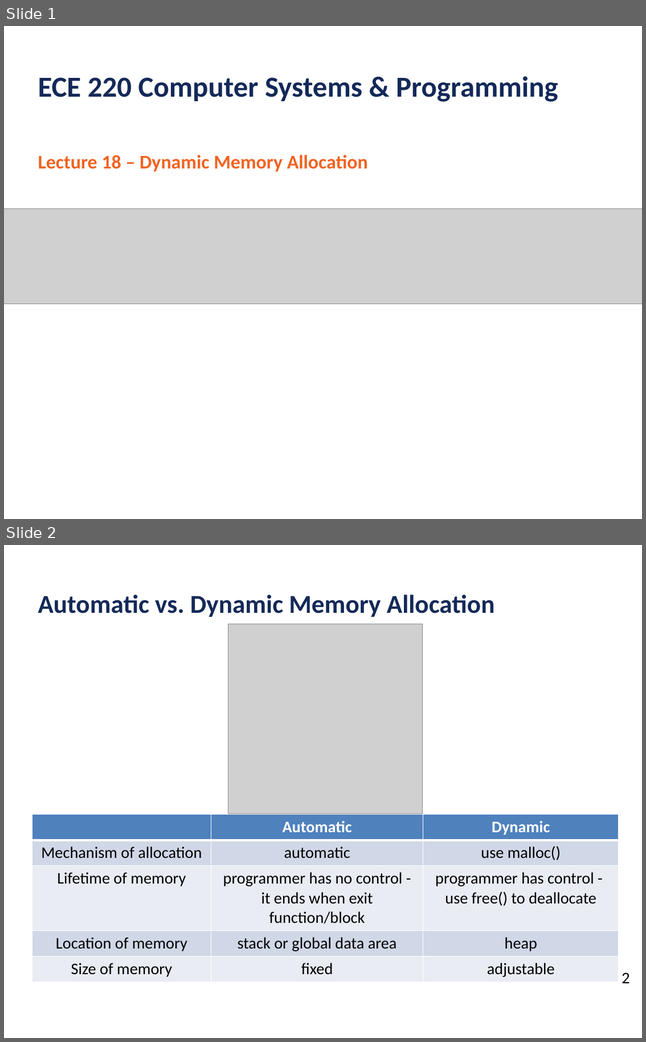
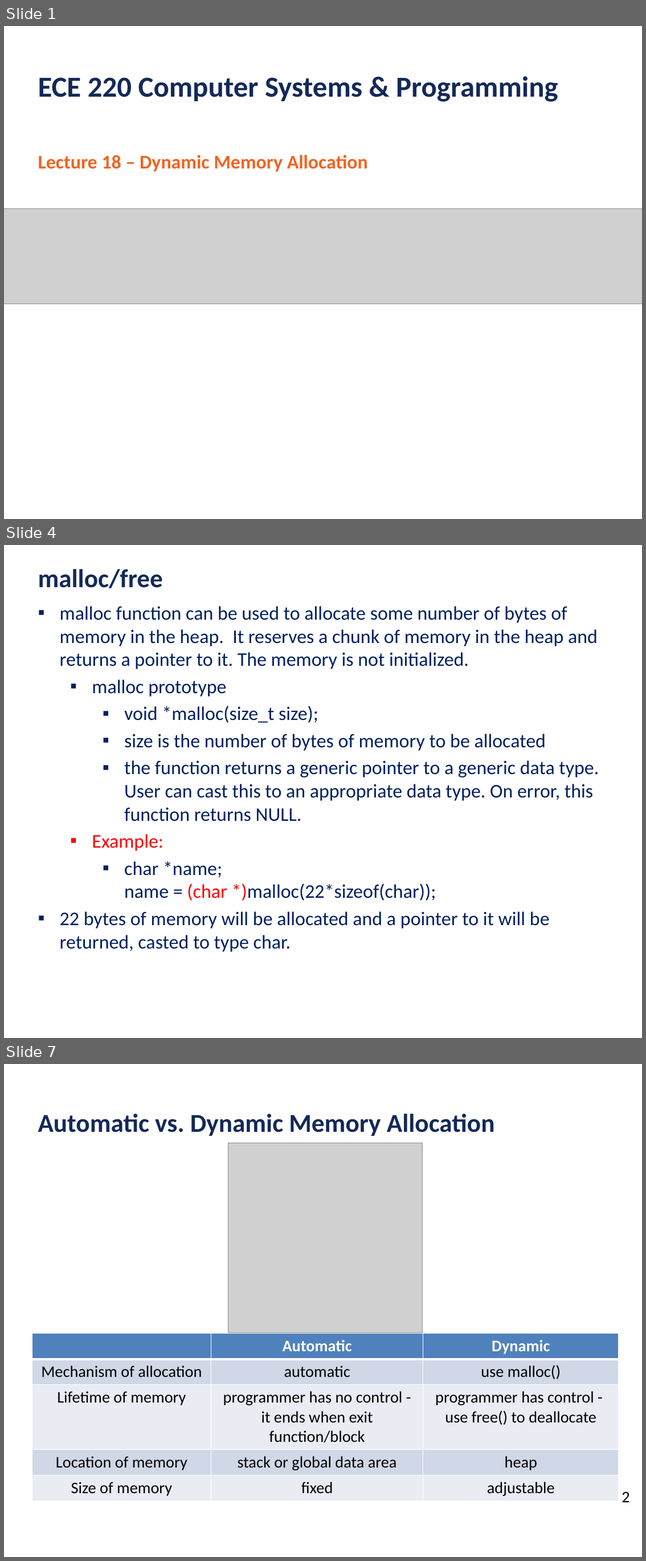
Before and after one commit to ubhowmik/ECE220, a slide deck: Lecture#18/Lecture_18_presentation.pptx. Shown one above the other, each under a label of ours: slides 1 and 2 before the commit, slides 1, 4 and 7 after it; the slides between them are not shown. The pictures are 646x1042 and 646x1561 pixels, drawn with LibreOffice and Linux fonts; fonts in the diff are those of the drawing; grey boxes stand for pictures; background and template pictures are left out. Boxes give left, top, right and bottom in pixels: in the first picture for what was removed or moved away, otherwise in the second. Text is boxed around its words. In the diff, an @@ line names an element or a change of style, - is before the commit and + after.

```diff
--- a/Lecture#18/Lecture_18_presentation.pptx
+++ b/Lecture#18/Lecture_18_presentation.pptx
@@ slide 4 added at [4, 545, 642, 1038], background #FFFFFF @@
@@ text added at [38, 569, 163, 588], 32 pt, text #142958, bold @@
+malloc/free
@@ text added at [60, 606, 599, 952], 24 pt, text #002060 @@
+▪ malloc function can be used to allocate some number of bytes of memory in the heap. It reserves a chunk of memory in the heap and returns a pointer to it. The memory is not initialized.
+  ▪ malloc prototype
+    ▪ void *malloc(size_t size);
+    ▪ size is the number of bytes of memory to be allocated
+    ▪ the function returns a generic pointer to a generic data type. User can cast this to an appropriate data type. On error, this function returns NULL.
+  ▪ Example:
+    ▪ char *name;
+      name = (char *)malloc(22*sizeof(char));
+▪ 22 bytes of memory will be allocated and a pointer to it will be returned, casted to type char.
@@ what was slide 2 is now slide 7 @@
```
Also in this commit, not shown: 1 slide changed, 9 other slides added, 3 slides removed, 7 other files.
